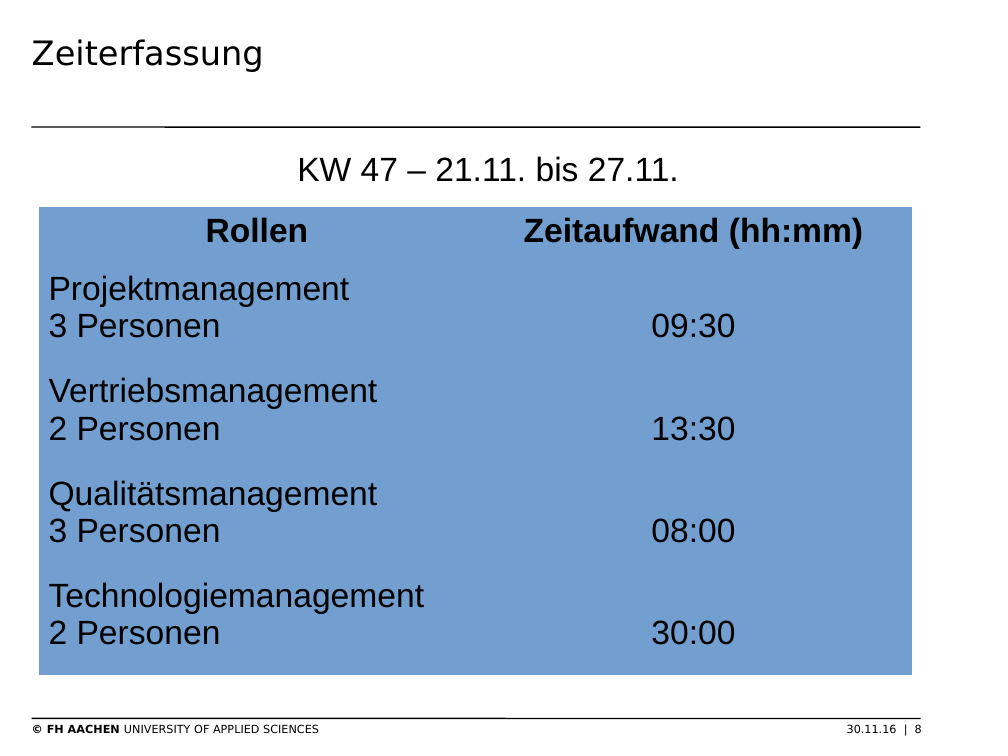
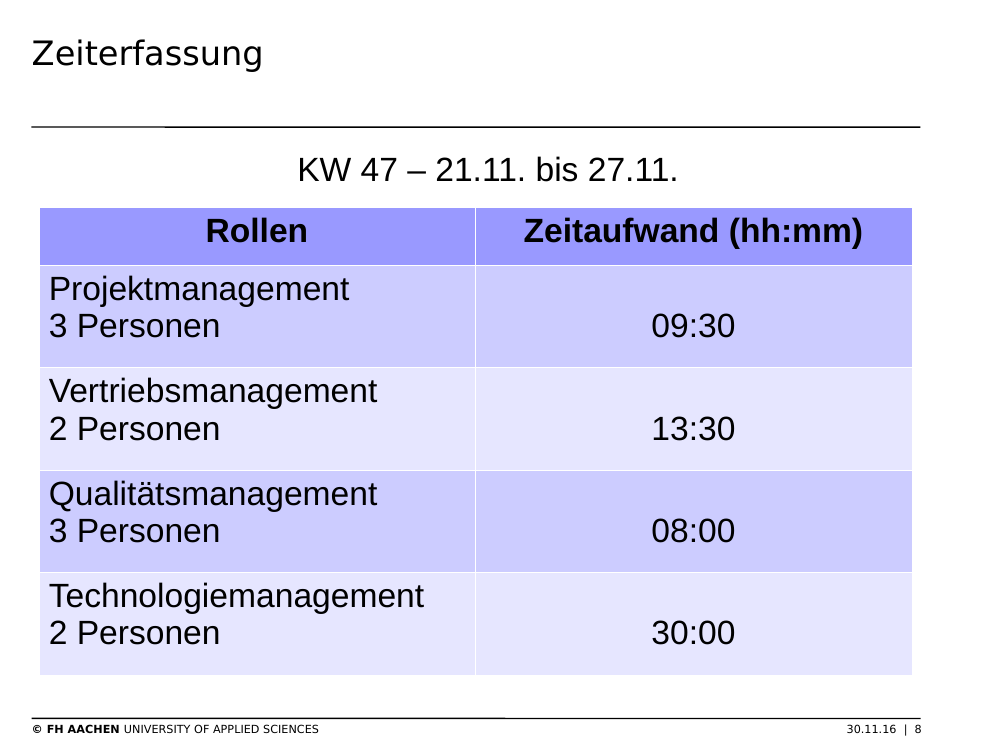
Before and after one commit to thomasgor/swe, a slide deck: slide 8 of Dokumente/Coaching/2016-11-30 Präsentation Projektmgmt.odp. Drawn at 1008x756 pixels with LibreOffice and Linux fonts; fonts in the diff are those of the drawing; background and template pictures are left out. Boxes give left, top, right and bottom in pixels: in the first picture for what was removed or moved away, otherwise in the second. Text is boxed around its words. In the diff, an @@ line names an element or a change of style, - is before the commit and + after.

```diff
--- a/Dokumente/Coaching/2016-11-30 Präsentation Projektmgmt.odp
+++ b/Dokumente/Coaching/2016-11-30 Präsentation Projektmgmt.odp
@@ table at bbox=[38, 208, 911, 675] @@
@@ fill #729FCF to #9999FF in row 1 @@
@@ fill #729FCF to #CCCCFF in 4 cells @@
@@ fill #729FCF to #E6E6FF in 4 cells @@
@@ borders changed @@
```
Also in this commit, not shown: 1 other slide changed, 1 other file.
